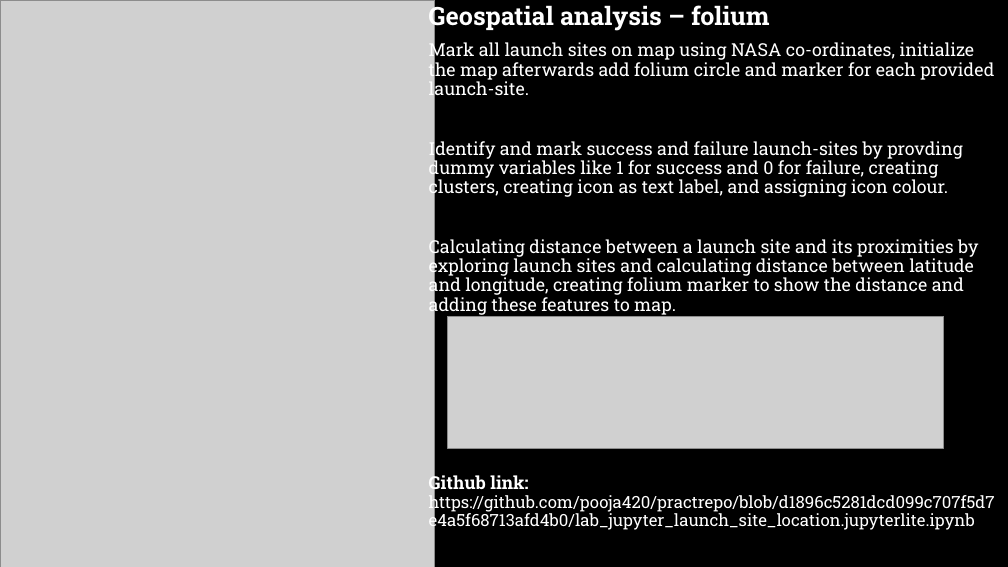
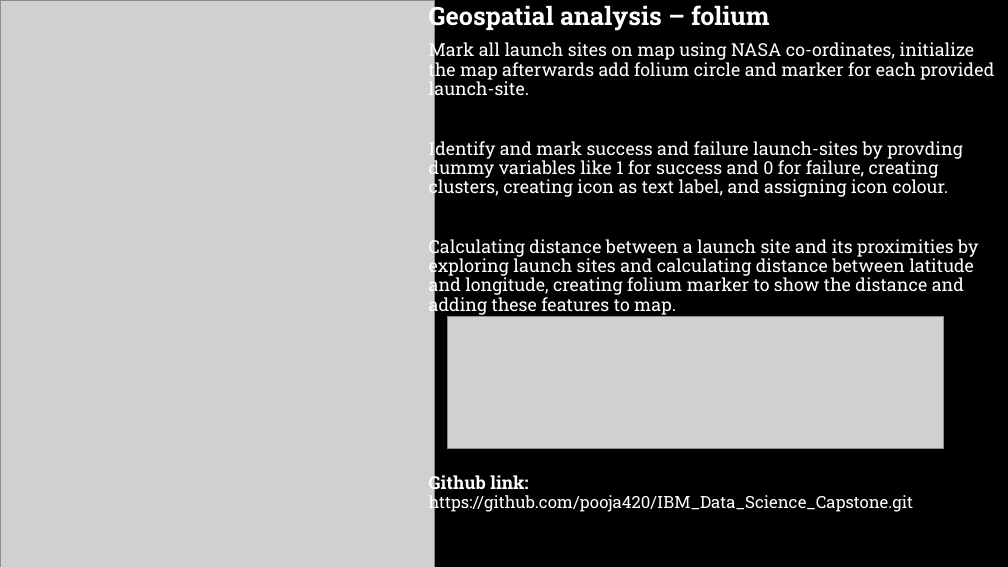
Before and after one commit to pooja420/IBM_Data_Science_Capstone, a slide deck: slide 14 of Space_X_Capstone_20230110.pptx. Drawn at 1008x567 pixels with LibreOffice and Linux fonts; fonts in the diff are those of the drawing; grey boxes stand for pictures. Boxes give left, top, right and bottom in pixels: in the first picture for what was removed or moved away, otherwise in the second. Text is boxed around its words. In the diff, an @@ line names an element or a change of style, - is before the commit and + after.

```diff
--- a/Space_X_Capstone_20230110.pptx
+++ b/Space_X_Capstone_20230110.pptx
@@ subtitle at (429,473,913,513): text changed @@
-Github link: https://github.com/pooja420/practrepo/blob/d1896c5281dcd099c707f5d7e4a5f68713afd4b0/lab_jupyter_launch_site_location.jupyterlite.ipynb
+Github link: https://github.com/pooja420/IBM_Data_Science_Capstone.git
```
Also in this commit, not shown: 7 other slides changed.
